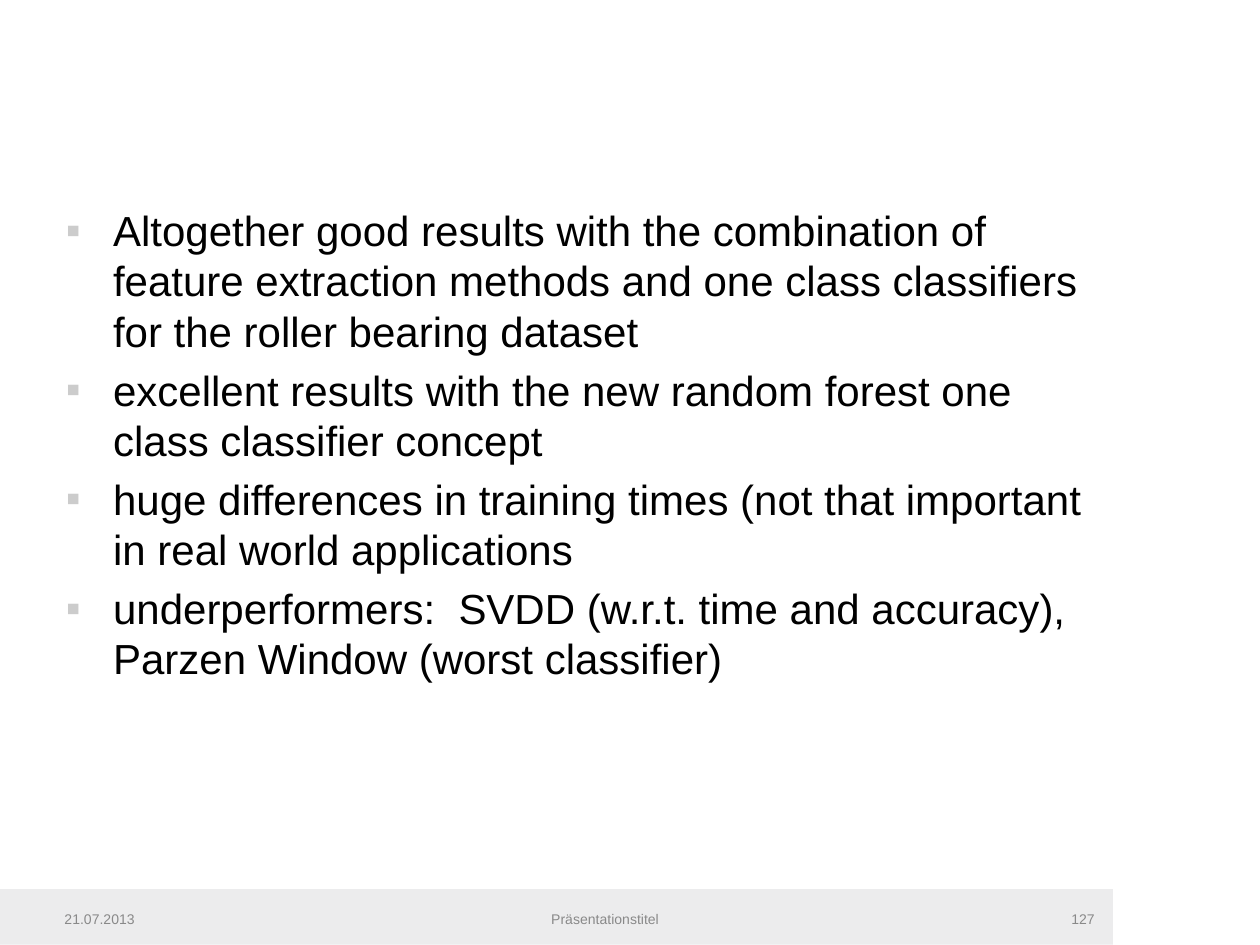
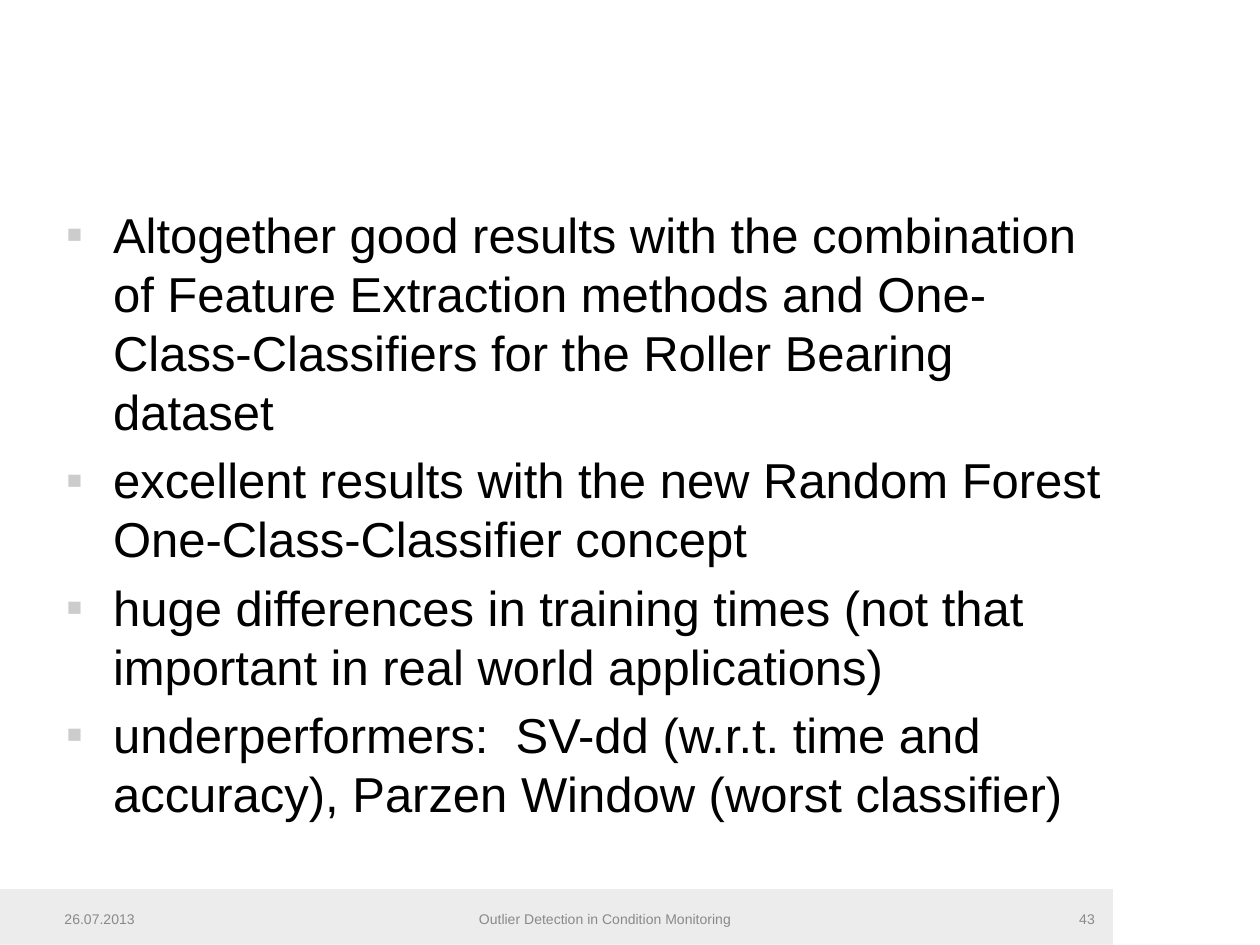
Before and after one commit to fera0013/MasterThesis, a slide deck: slide 43 of Documentation/SemiSupervisedMethodsInConditionMonitoring1.pptx (slide 127 before the commit). Drawn at 1260x945 pixels with LibreOffice and Linux fonts; fonts in the diff are those of the drawing; background and template pictures are left out. Boxes give left, top, right and bottom in pixels: in the first picture for what was removed or moved away, otherwise in the second. Text is boxed around its words. In the diff, an @@ line names an element or a change of style, - is before the commit and + after.

Commit message:
Outlier Detection in Condition Monitoring Documentation

```diff
--- a/Documentation/SemiSupervisedMethodsInConditionMonitoring1.pptx
+++ b/Documentation/SemiSupervisedMethodsInConditionMonitoring1.pptx
@@ text at (113, 217, 1101, 822): text changed; size 24 to 28 pt @@
-▪ Altogether good results with the combination of feature extraction methods and one class classifiers for the roller bearing dataset
-▪ excellent results with the new random forest one class classifier concept
-▪ huge differences in training times (not that important in real world applications
-▪ underperformers: SVDD (w.r.t. time and accuracy), Parzen Window (worst classifier)
+▪ Altogether good results with the combination of Feature Extraction methods and One-Class-Classifiers for the Roller Bearing dataset
+▪ excellent results with the new Random Forest One-Class-Classifier concept
+▪ huge differences in training times (not that important in real world applications)
+▪ underperformers: SV-dd (w.r.t. time and accuracy), Parzen Window (worst classifier)
@@ text at (64, 914, 134, 924): text changed @@
-21.07.2013
+26.07.2013
@@ text at (479, 914, 731, 927): text changed @@
-Präsentationstitel
+Outlier Detection in Condition Monitoring
@@ page number at (1079, 914, 1095, 924): text changed @@
-127
+43
```
Also in this commit, not shown: 40 other slides changed, 4 slides added, 91 slides removed, 6 other files.
